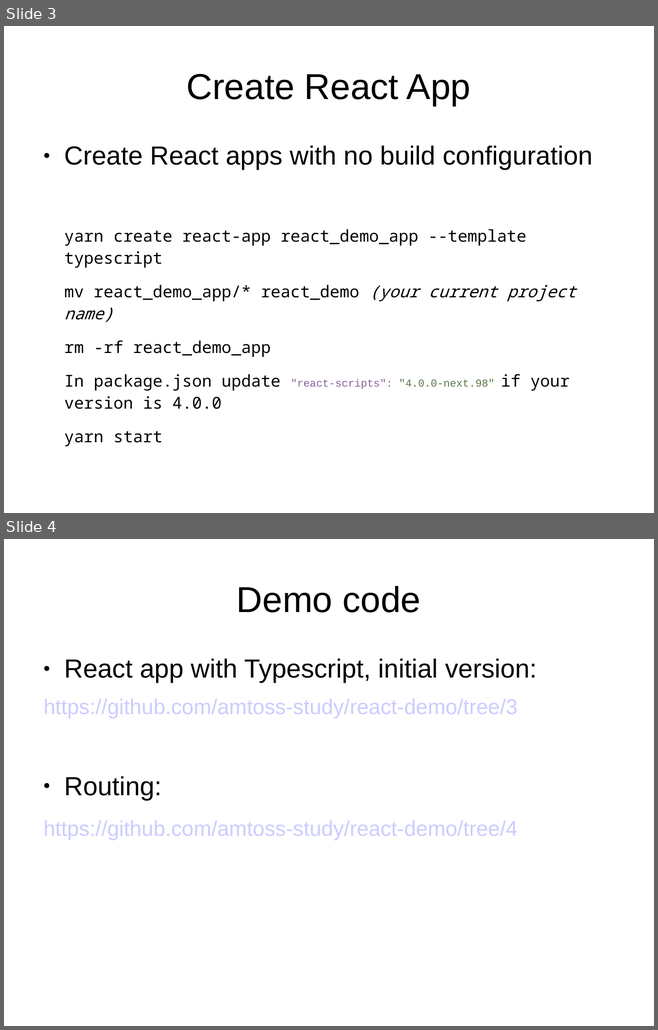
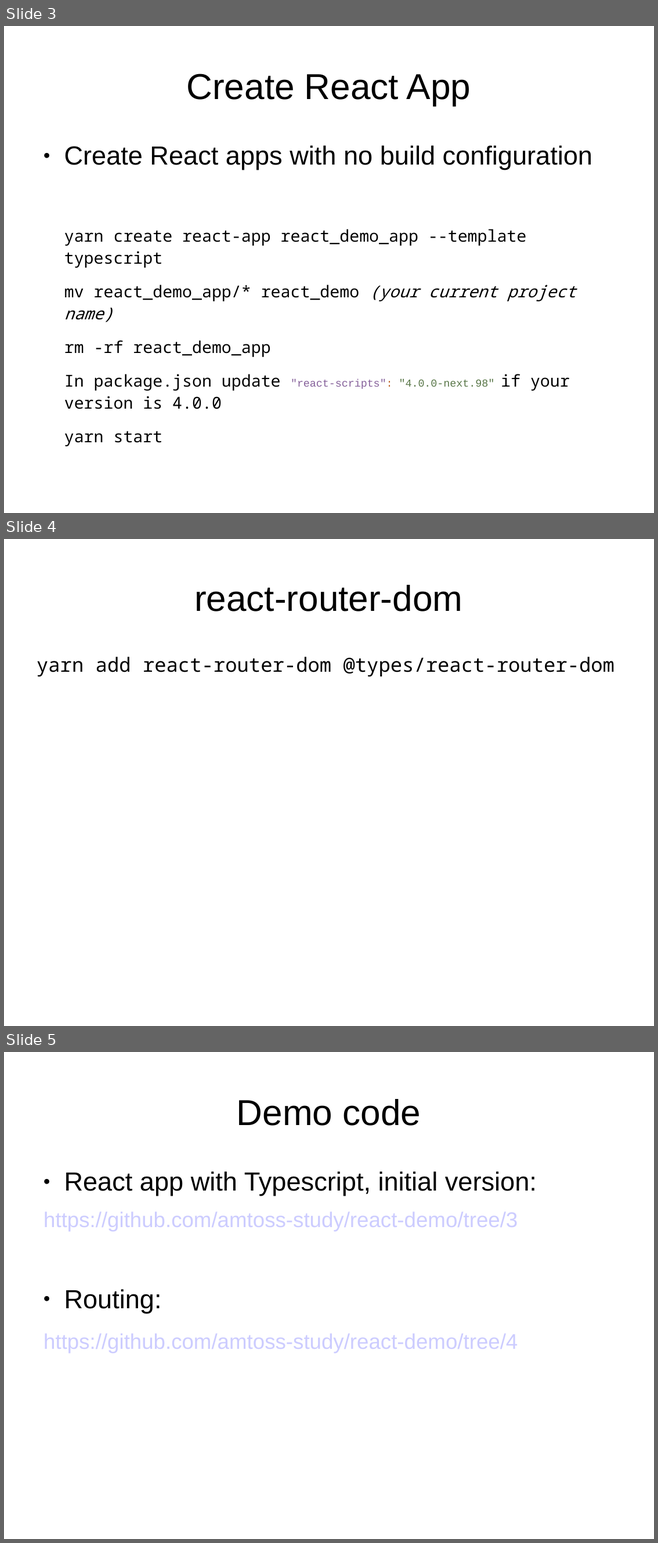
Before and after one commit to amtoss-study/react-demo, a slide deck: materials/Lesson2.ppt. Shown one above the other, each under a label of ours: slides 3 and 4 before the commit, slides 3, 4 and 5 after it. The pictures are 658x1030 and 658x1543 pixels, drawn with LibreOffice and Linux fonts; fonts in the diff are those of the drawing. Boxes give left, top, right and bottom in pixels: in the first picture for what was removed or moved away, otherwise in the second. Text is boxed around its words. In the diff, an @@ line names an element or a change of style, - is before the commit and + after.

Commit message:
Update Lesson2 slides

```diff
--- a/materials/Lesson2.ppt
+++ b/materials/Lesson2.ppt
@@ slide 4 added at box(4, 539, 654, 1026), background #FFFFFF @@
@@ title added at box(194, 585, 462, 611), 44 pt, text #000000 @@
+react-router-dom
@@ text added at box(36, 657, 615, 677), 24 pt, text #000000 @@
+yarn add react-router-dom @types/react-router-dom
@@ what was slide 4 is now slide 5 @@
```
